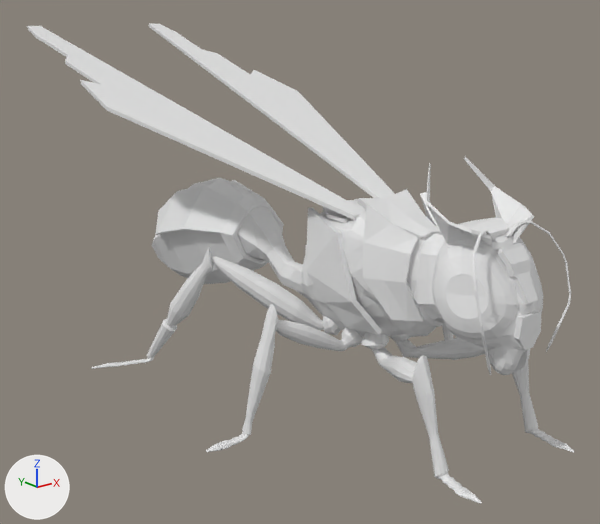
What one commit did to the Blender file Assets/Models/WaspModel/wasp_queen.blend.
Before and after are seen from a 50 mm camera at (-14.2, -10.8, 10.1) aimed at (0.6, 7.7, 2.7). Every picture has the same lights, and +X, +Y and +Z are marked at lower left.
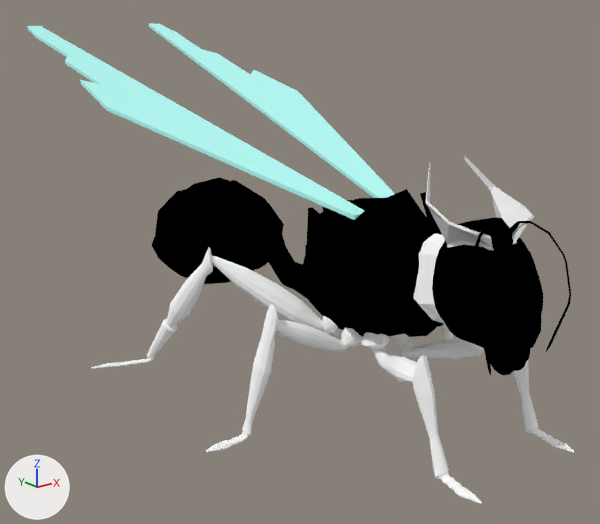
What the commit changed:
Picture 'wasp_color' (img_wasp_color) is new.
Material 'body' (mat_body) is new.
Its texture is img_wasp_color.
Its roughness is 0.5.
me_plane_007 is used by ob_plane_004; location (0.0, 0.0, 4.61).
me_plane_007 had 4089 vertices, 3851 faces and spanned x -5.1..5.1, y -1.3..19.0, z -4.9..4.6.
me_plane_007 now has 2113 vertices, 1910 faces and spans x 0.0..5.1, y -1.3..19.0, z -4.9..4.6.
me_plane_007 part 1: 10 loose pieces with 1278 vertices, spanning x -5.1..0.0, y -1.3..19.0, z -4.9..4.6, are deleted.
me_plane_007 part 2: 698 vertices removed from x -1.6..0.0, y -1.0..14.6, z -3.6..0.9.
me_plane_007 part 3: 1805 kept faces spanning x 0.0..5.1, y -1.3..19.0, z -4.9..4.6 get new texture (UV) coordinates.
me_plane_007 part 4: 1910 faces spanning x 0.0..5.1, y -1.3..19.0, z -4.9..4.6 switch from no material to mat_body (picture img_wasp_color).
Object 'Plane.004' (ob_plane_004) gains a MIRROR modifier named 'Mirror'.
Modifier setting: use_clip = True.

Boxes [x1, y1, x2, y2] around the edits, measured in the pictures (600 x 524 px):
'Plane.004', reshaped, modifiers changed: [27, 24, 575, 504] in both
part 1 of me_plane_007, deleted: before [27, 26, 496, 504]
part 2 of me_plane_007, deleted: before [152, 178, 533, 375]
part 3 of me_plane_007, surface changed: before [149, 24, 575, 452]; after [27, 24, 575, 504]
part 4 of me_plane_007, recoloured (grey to black): before [504, 221, 571, 352]; after [473, 221, 571, 375]
